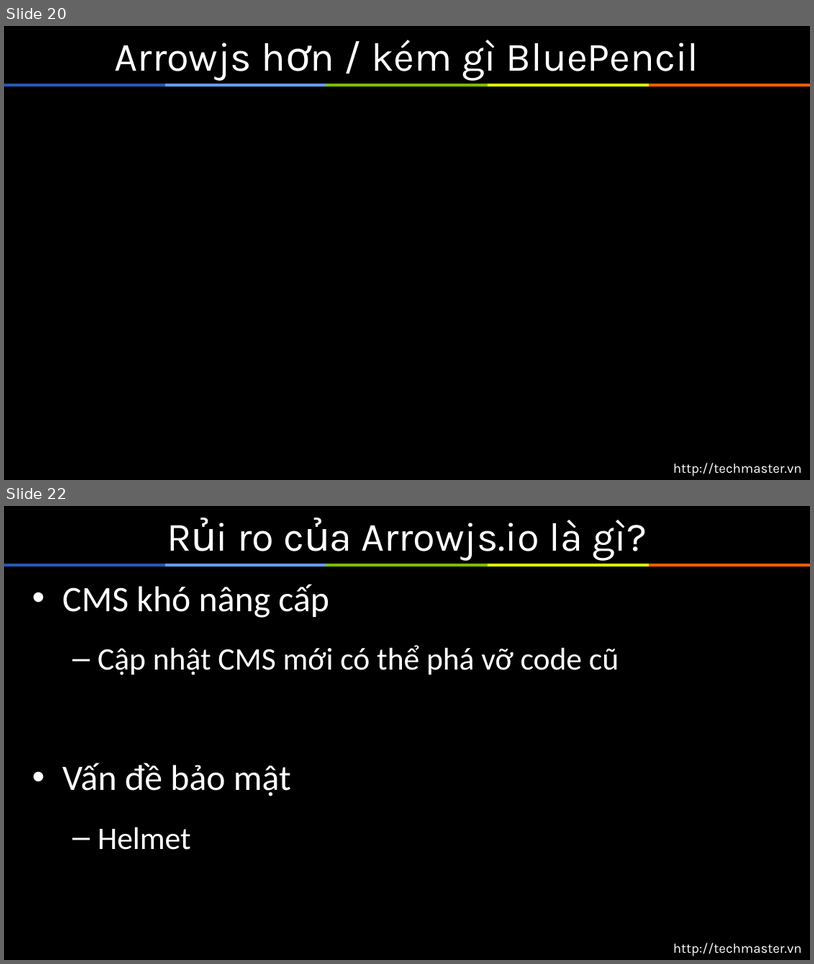
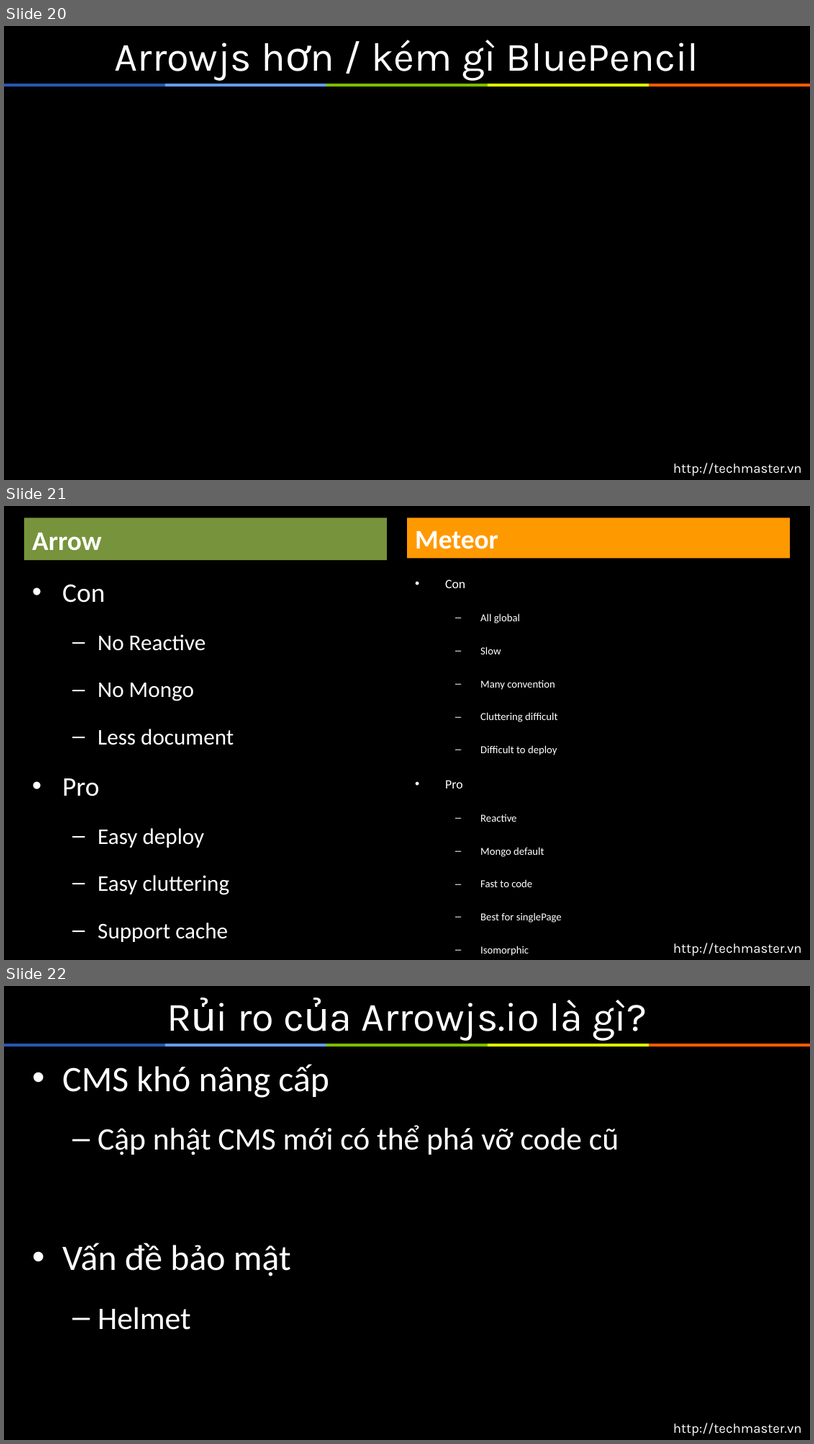
Before and after one commit to arrowjs/Documents, a slide deck: ArrowjsBasic.pptx. Shown one above the other, each under a label of ours: slides 20 and 22 before the commit, slides 20, 21 and 22 after it; the slides between them are not shown. The pictures are 814x964 and 814x1444 pixels, drawn with LibreOffice and Linux fonts; fonts in the diff are those of the drawing; background and template pictures are left out. Boxes give left, top, right and bottom in pixels: in the first picture for what was removed or moved away, otherwise in the second. Text is boxed around its words. In the diff, an @@ line names an element or a change of style, - is before the commit and + after.

```diff
--- a/ArrowjsBasic.pptx
+++ b/ArrowjsBasic.pptx
@@ slide 21 added at [4,506,810,960], background #000000; not listed: 1 template element that a slide beside it also shows @@
@@ text added at [24,518,387,560], fill #77933C, 24 pt, text #FFFFFF, bold @@
+Arrow
@@ text added at [407,518,790,559], fill #FF9900, 24 pt, text #FFFFFF, bold @@
+Meteor
@@ text added at [62,584,234,942], 20 pt, text #FFFFFF @@
+• Con
+  – No Reactive
+  – No Mongo
+  – Less document
+• Pro
+  – Easy deploy
+  – Easy cluttering
+  – Support cache
@@ text added at [445,579,562,922], 9.5 pt, text #FFFFFF @@
+• Con
+  – All global
+  – Slow
+  – Many convention
+  – Cluttering difficult
+  – Difficult to deploy
+• Pro
+  – Reactive
+  – Mongo default
+  – Fast to code
+  – Best for singlePage
+  – Isomorphic
```
Also in this commit, not shown: 2 other slides added, 3 slides removed.
